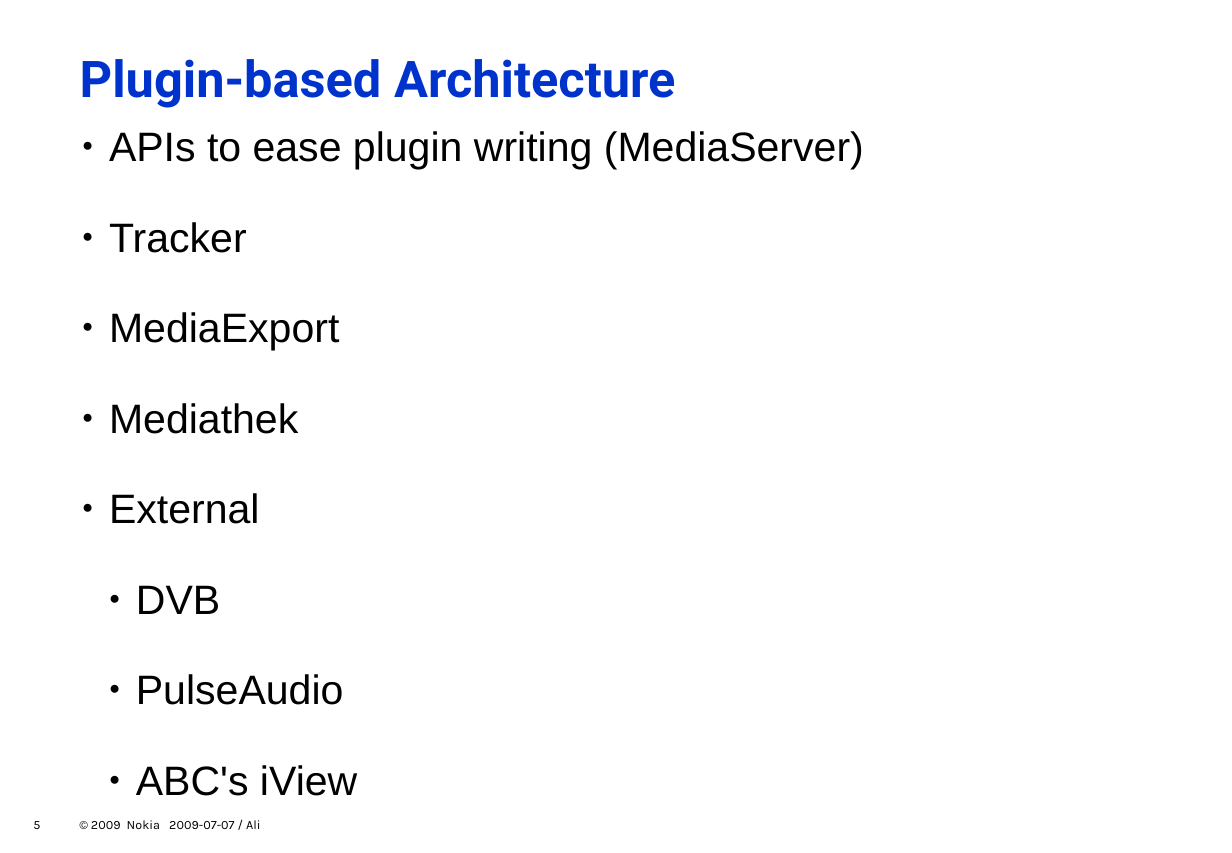
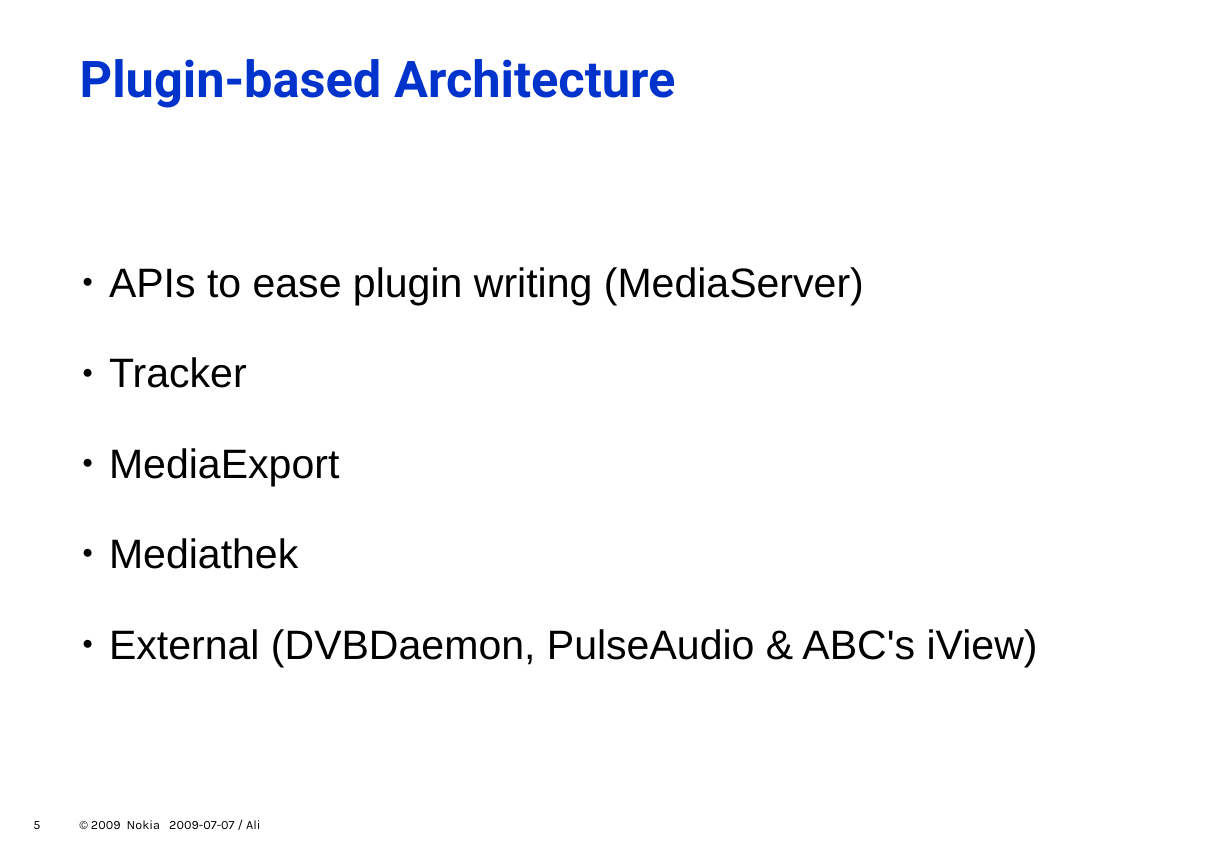
Before and after one commit to zeenix/rygel-presentation-2009, a slide deck: slide 5 of slides.odp. Drawn at 1232x853 pixels with LibreOffice and Linux fonts; fonts in the diff are those of the drawing; background and template pictures are left out. Boxes give left, top, right and bottom in pixels: in the first picture for what was removed or moved away, otherwise in the second. Text is boxed around its words. In the diff, an @@ line names an element or a change of style, - is before the commit and + after.

Commit message:
Add one more point to Plugins slide

```diff
--- a/slides.odp
+++ b/slides.odp
@@ text "APIs to ease plugin writing ...": place and size @@
-text "APIs to ease plugin writing ..." at <box>109,131,864,796</box>
+text "APIs to ease plugin writing ..." at <box>109,267,1038,667</box>
@@ text at <box>109,629,1038,667</box>: text changed @@
-    ● External
-      ● DVB
-      ● PulseAudio
-      ● ABC's iView
+    ● External (DVBDaemon, PulseAudio & ABC's iView)
```
